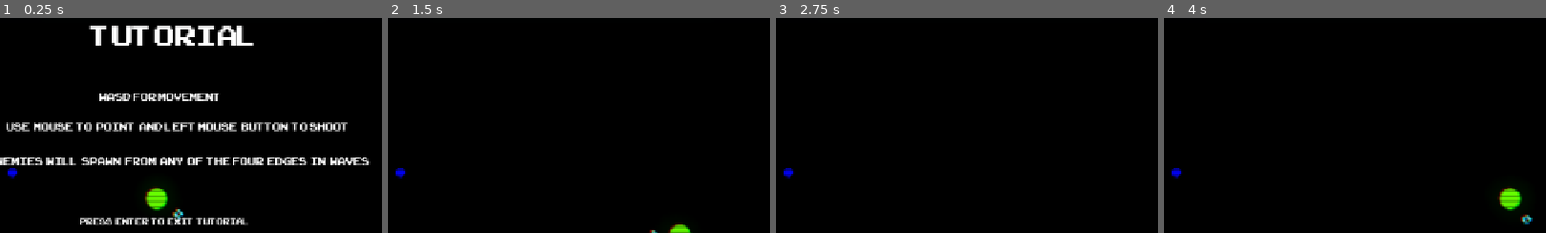
Above: before the commit, frames 1-4 (left to right).
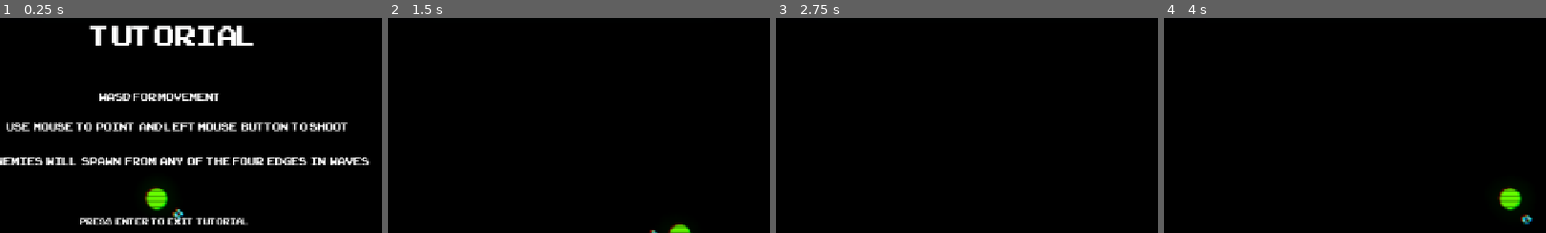
Above: after the commit, the same moments.

Repository: ktosox/GWJ80
Game: Godot game, scene res://level/test_level.tscn
The game is run twice, just before and just after one commit, with the same random seed, the same clock (stepped at 60 frames per second) and the same inputs.
Inputs (mouse positions are % of the whole screen's width and height, from its top left):
- Up to frame 1 (0.25 s): no input
- Up to frame 2 (1.5 s): tap Enter (tutorial_exit) at 0.5 s; move the mouse to (72, 45) at 0.52 s; press the mouse at (72, 45) at 0.53 s; hold D (right) 0.53-1.28 s; move the mouse to (30, 55) at 1.27 s; release the mouse at (30, 55) at 1.28 s; hold Down (down) from 1.28 s (still down); click (30, 55) at 1.35 s
- Up to frame 3 (2.75 s): move the mouse to (60, 28) at 2.02 s; release Down (down) at 2.03 s; press the mouse at (60, 28) at 2.03 s; hold D (right) from 2.03 s (still down)
- Up to frame 4 (4 s): move the mouse to (45, 70) at 2.77 s; release D (right) at 2.78 s; release the mouse at (45, 70) at 2.78 s; hold W (up) 2.78-3.53 s; click (45, 70) at 2.85 s; move the mouse to (80, 65) at 3.52 s; press the mouse at (80, 65) at 3.53 s; hold A (left) from 3.53 s (still down)
The pictures show only the part of the screen within x 26-76%, y 4-54%; the shares and areas given below are measured in that part.

The runs differ from the first frame. In frame 1, 0.1% of the frame differs, in the area x 2-5%, y 69-75%; in frame 2, 0.1%; in frame 3, 0.1%; in frame 4, 0.1%.

Commit message:
removed test picup

Diff:
--- a/Game/level/test_level.tscn
+++ b/Game/level/test_level.tscn
@@ -1,11 +1,10 @@
-[gd_scene load_steps=11 format=3 uid="uid://dkx7vs2rcxeep"]
+[gd_scene load_steps=10 format=3 uid="uid://dkx7vs2rcxeep"]
 
 [ext_resource type="Script" uid="uid://cuj6spgg582qj" path="res://level/test_level.gd" id="1_dsqel"]
 [ext_resource type="PackedScene" uid="uid://pxm57lm46875" path="res://enemy/enemy_spawner.tscn" id="2_owtjd"]
 [ext_resource type="PackedScene" uid="uid://d5145be76quu" path="res://player/player.tscn" id="2_s65ib"]
 [ext_resource type="PackedScene" uid="uid://b2ov3q3k3dvys" path="res://UI/ui.tscn" id="4_owtjd"]
 [ext_resource type="Texture2D" uid="uid://c6whu1ryhn42r" path="res://shapes/fixed square.png" id="5_22gpc"]
-[ext_resource type="PackedScene" uid="uid://y4bakkmyhlkj" path="res://pick_up/pickup.tscn" id="6_xowea"]
 [ext_resource type="PackedScene" uid="uid://bgr7f0ikfr1cw" path="res://Global/audio_manager/audio_component.tscn" id="7_kopq5"]
 [ext_resource type="AudioStream" uid="uid://2omqcdrp31oc" path="res://level/arcade_party.ogg" id="8_sy2wk"]
 
@@ -82,11 +81,6 @@
 scale = Vector2(2.62233, 1.45157)
 texture = ExtResource("5_22gpc")
 
-[node name="pickup" parent="." instance=ExtResource("6_xowea")]
-position = Vector2(353, 283)
-pickup_type = 4
-randomize_pickup = false
-
 [node name="LevelMusic" parent="." instance=ExtResource("7_kopq5")]
 signal_name = "ready"
 audio_type = "music"
